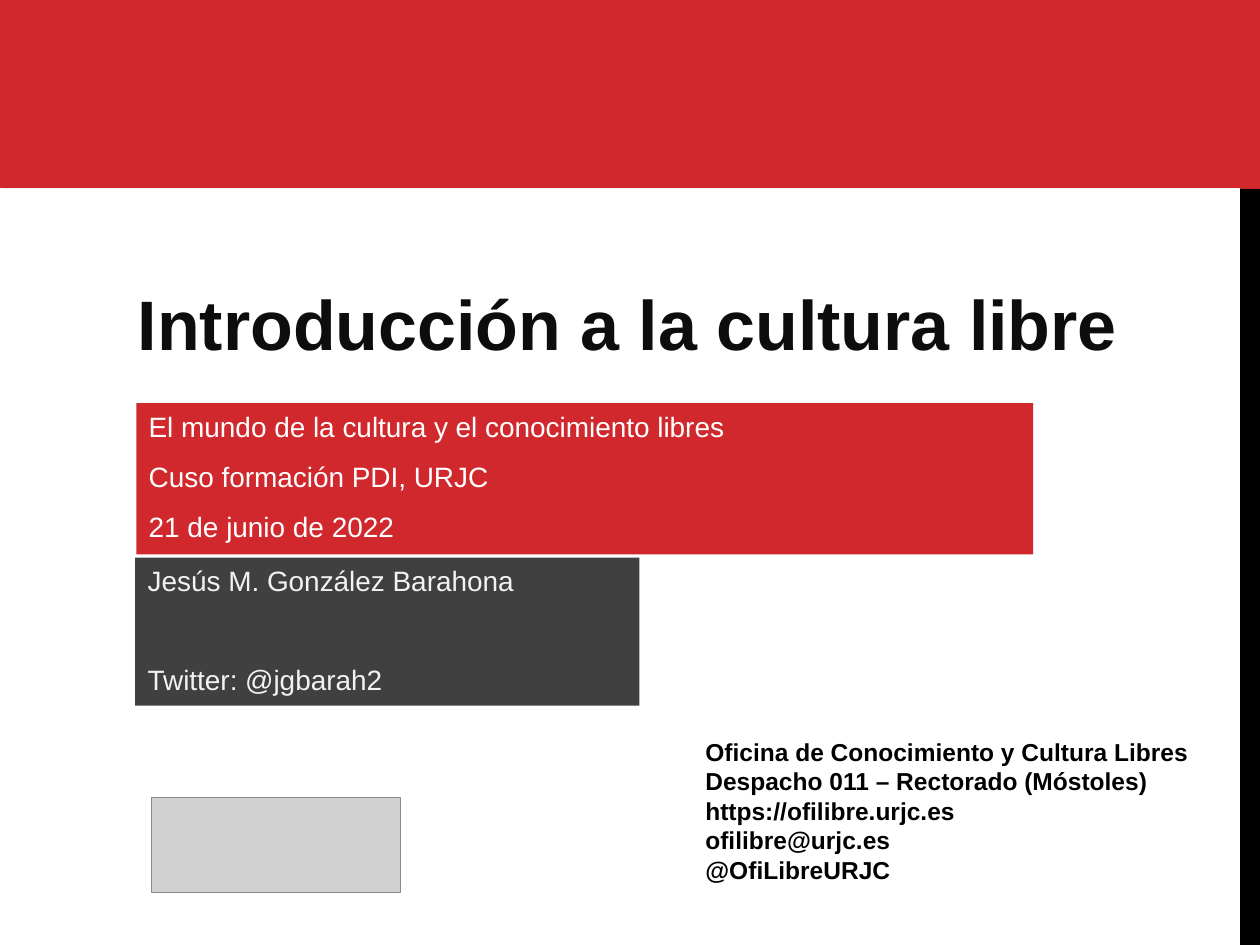
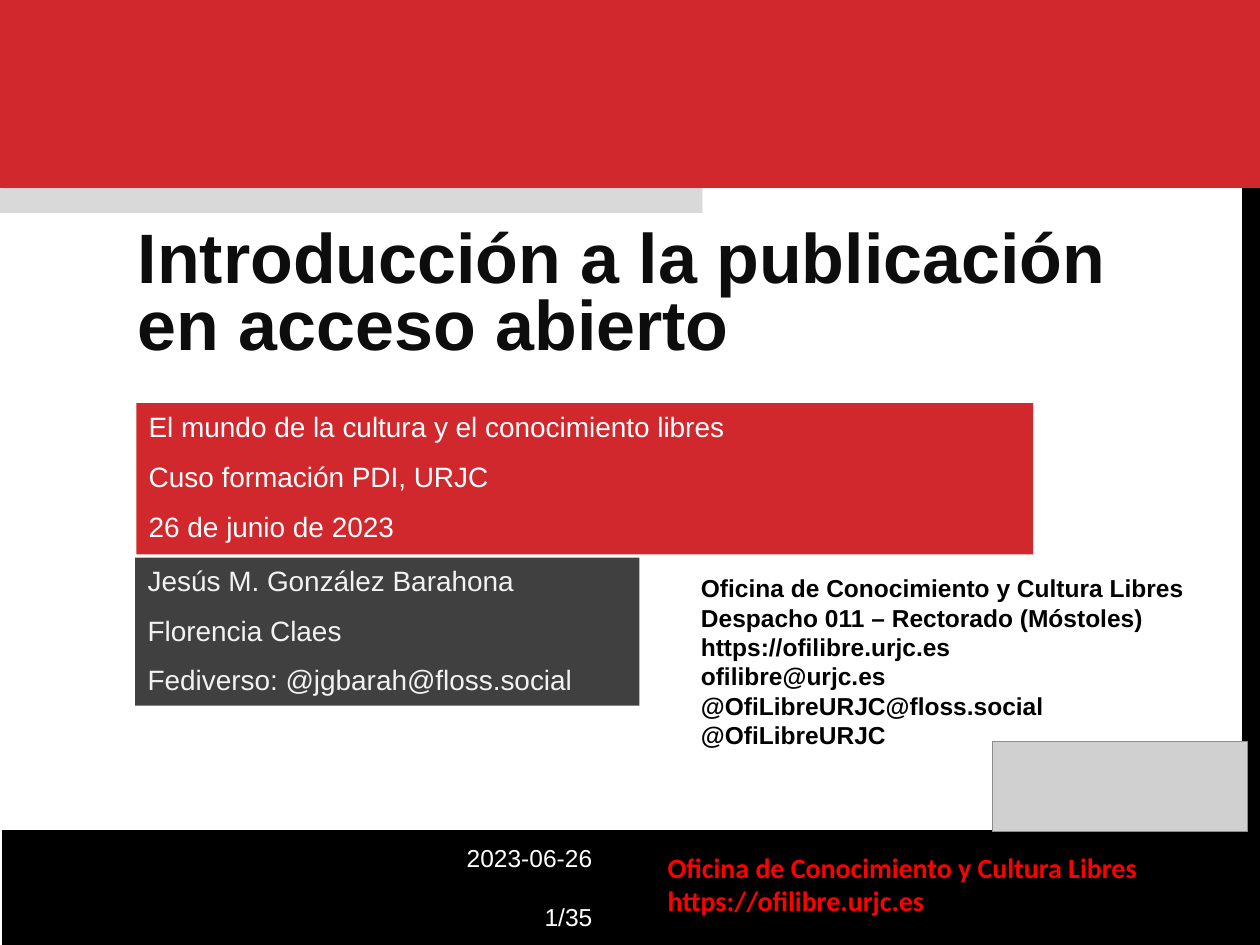
Before and after one commit to gabrielIzquierdo/OfiLibreGabri.github.io, a slide deck: slide 1 of static/transpas/curso-cultura-libre/Cultura_Libre_Intro.odp. Drawn at 1260x945 pixels with LibreOffice and Linux fonts; fonts in the diff are those of the drawing; grey boxes stand for pictures; background and template pictures are left out. Boxes give left, top, right and bottom in pixels: in the first picture for what was removed or moved away, otherwise in the second. Text is boxed around its words. In the diff, an @@ line names an element or a change of style, - is before the commit and + after.

```diff
--- a/static/transpas/curso-cultura-libre/Cultura_Libre_Intro.odp
+++ b/static/transpas/curso-cultura-libre/Cultura_Libre_Intro.odp
@@ rectangle added at (0, 158, 702, 213), fill #D9D9D9 @@
@@ freeform shape: place and size @@
-freeform shape at (1240, 189, 1260, 945)
+freeform shape at (1242, 179, 1260, 935)
@@ text at (138, 231, 1105, 351): text changed @@
-Introducción a la cultura libre
+Introducción a la publicación en acceso abierto
@@ text in rectangle at (149, 516, 394, 542): text changed @@
-21 de junio de 2022
+26 de junio de 2023
@@ text "Oficina de Conocimiento y Cultura ...": place and size @@
-text "Oficina de Conocimiento y Cultura ..." at (705, 743, 1188, 883)
+text "Oficina de Conocimiento y Cultura ..." at (701, 579, 1184, 748)
@@ text in rectangle at (148, 620, 572, 695): text changed @@
-Twitter: @jgbarah2
+Florencia Claes
+Fediverso: @jgbarah@floss.social
@@ text at (701, 697, 1043, 719): paragraph added @@
+@OfiLibreURJC@floss.social
@@ picture: place and size @@
-picture at (151, 798, 399, 892)
+picture at (993, 742, 1247, 832)
@@ freeform shape added at (1, 830, 1260, 945), fill #000000 @@
@@ text added at (467, 850, 593, 927), 14 pt, text #FFFFFF @@
+2023-06-26
+1/35
@@ text added at (668, 858, 1136, 916), 16 pt, text #FF0000, bold @@
+Oficina de Conocimiento y Cultura Libres
+https://ofilibre.urjc.es
```
Also in this commit, not shown: 25 other slides changed, 4 slides added, 6 other files.
